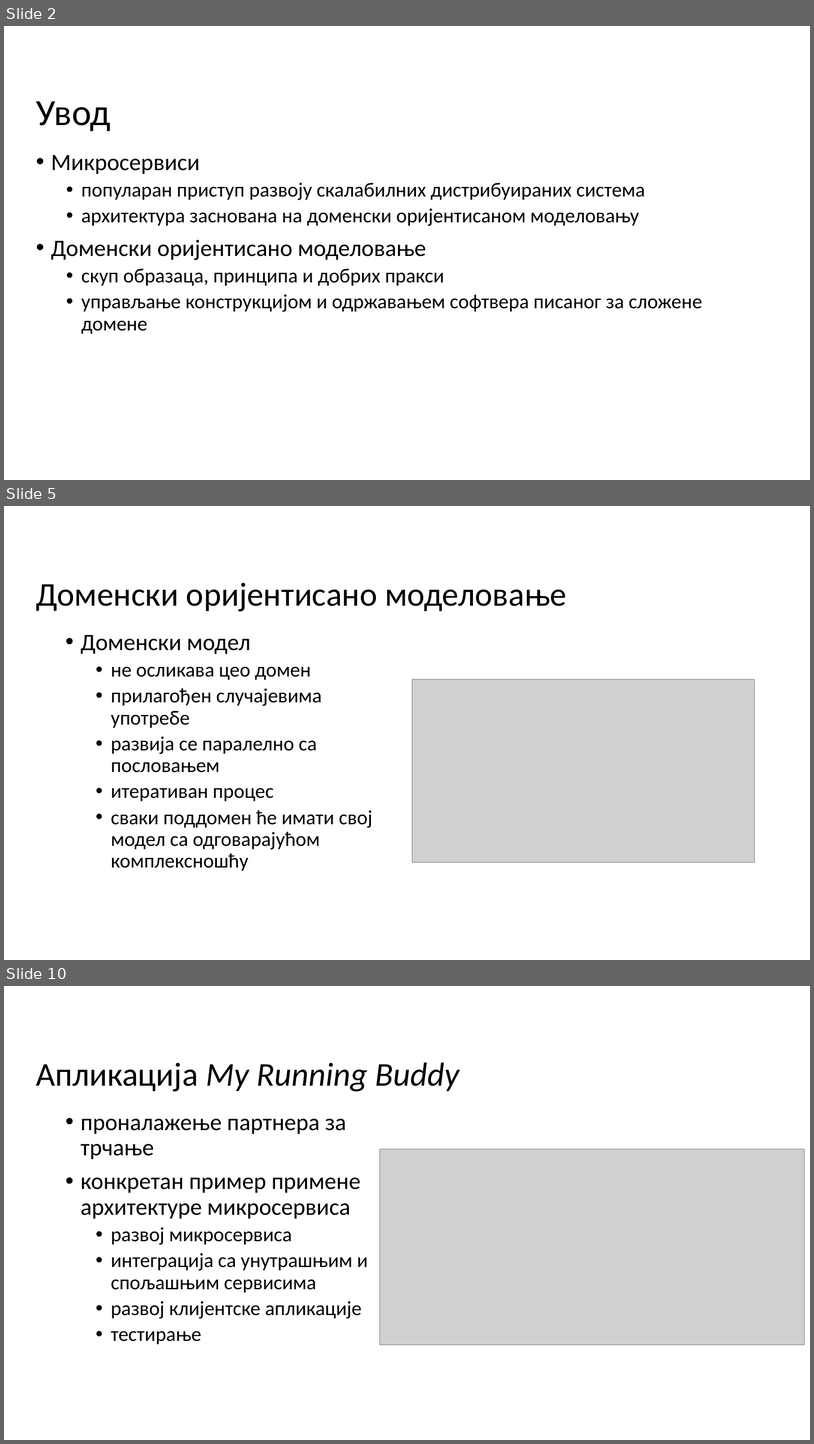
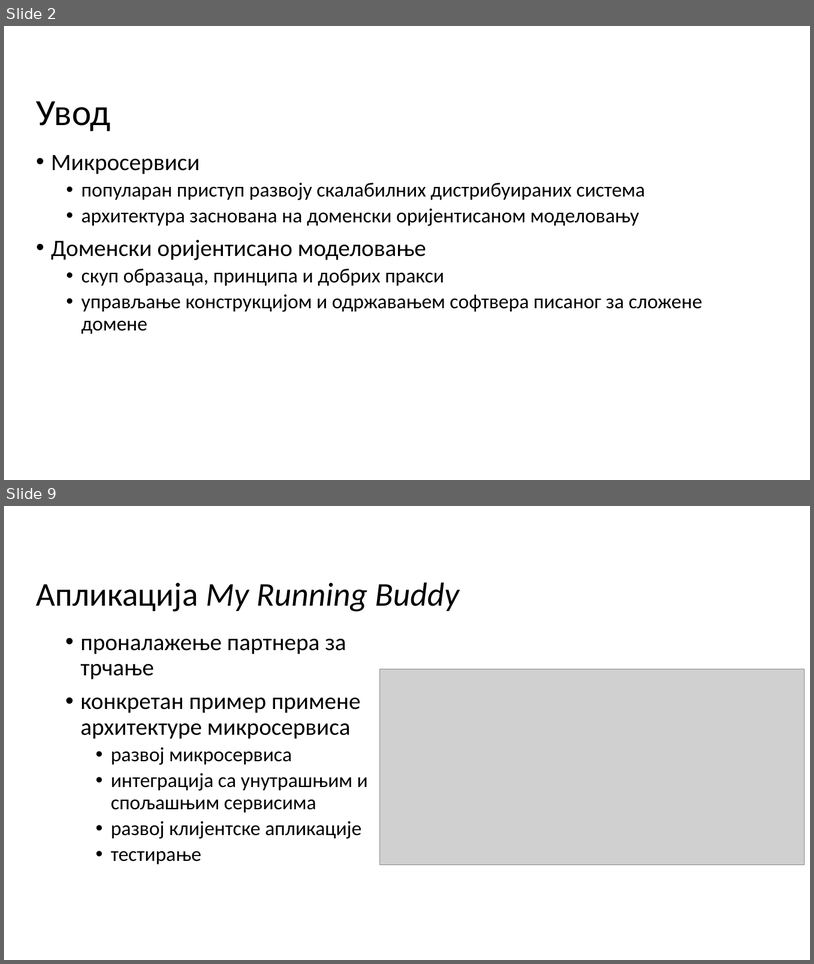
Before and after one commit to miki208/master-rad, a slide deck: slajdovi/master.pptx. Shown one above the other, each under a label of ours: slides 2, 5 and 10 before the commit, slides 2 and 9 after it; the slides between them are not shown. The pictures are 814x1444 and 814x964 pixels, drawn with LibreOffice and Linux fonts; fonts in the diff are those of the drawing; grey boxes stand for pictures; background and template pictures are left out. Boxes give left, top, right and bottom in pixels: in the first picture for what was removed or moved away, otherwise in the second. Text is boxed around its words. In the diff, an @@ line names an element or a change of style, - is before the commit and + after.

```diff
--- a/slajdovi/master.pptx
+++ b/slajdovi/master.pptx
@@ slide 5 removed at box(4, 506, 810, 960), background #FFFFFF @@
@@ title removed at box(36, 583, 567, 612) @@
-Доменски оријентисано моделовање
@@ text removed at box(81, 635, 372, 871) @@
-• Доменски модел
-  • не осликава цео домен
-  • прилагођен случајевима употребе
-  • развија се паралелно са пословањем
-  • итеративан процес
-  • сваки поддомен ће имати свој модел са одговарајућом комплексношћу
@@ picture removed at box(413, 679, 755, 862) @@
@@ what was slide 10 is now slide 9 @@
```
Also in this commit, not shown: 7 slides changed.
